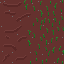
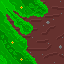
Revision of a layered 64×64 image; what changed, layer by layer:
removed layer "specs copy" over <box>0,1,63,63</box>
painted on "Background" over <box>0,0,64,64</box>
